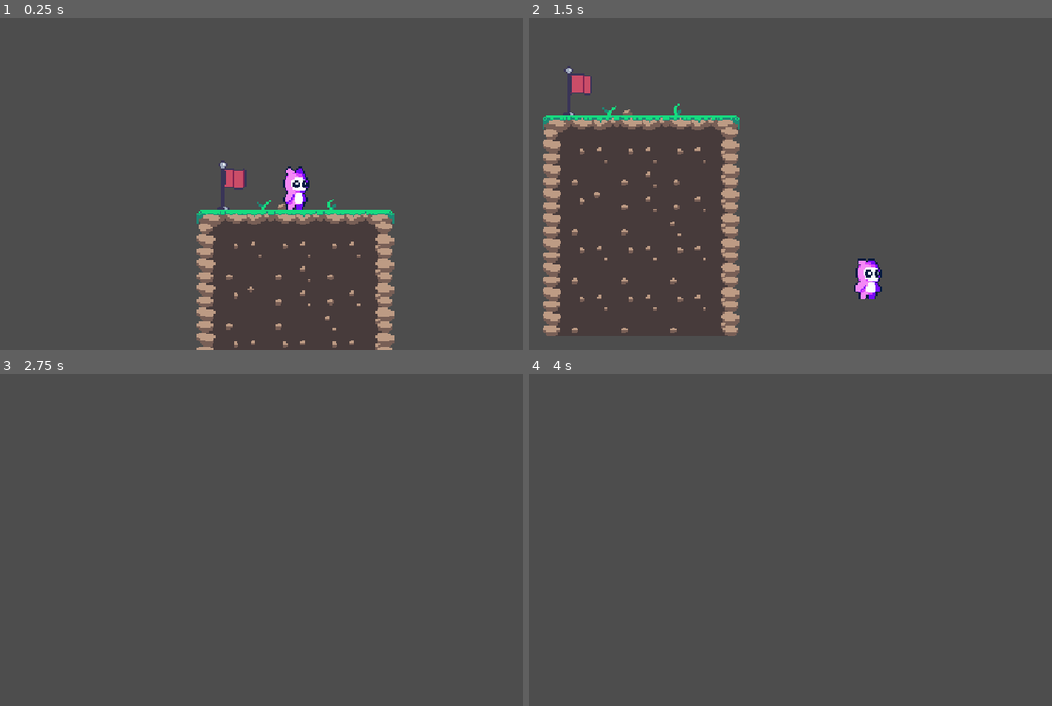
Above: before the commit, frames 1-4 (two rows, left to right).
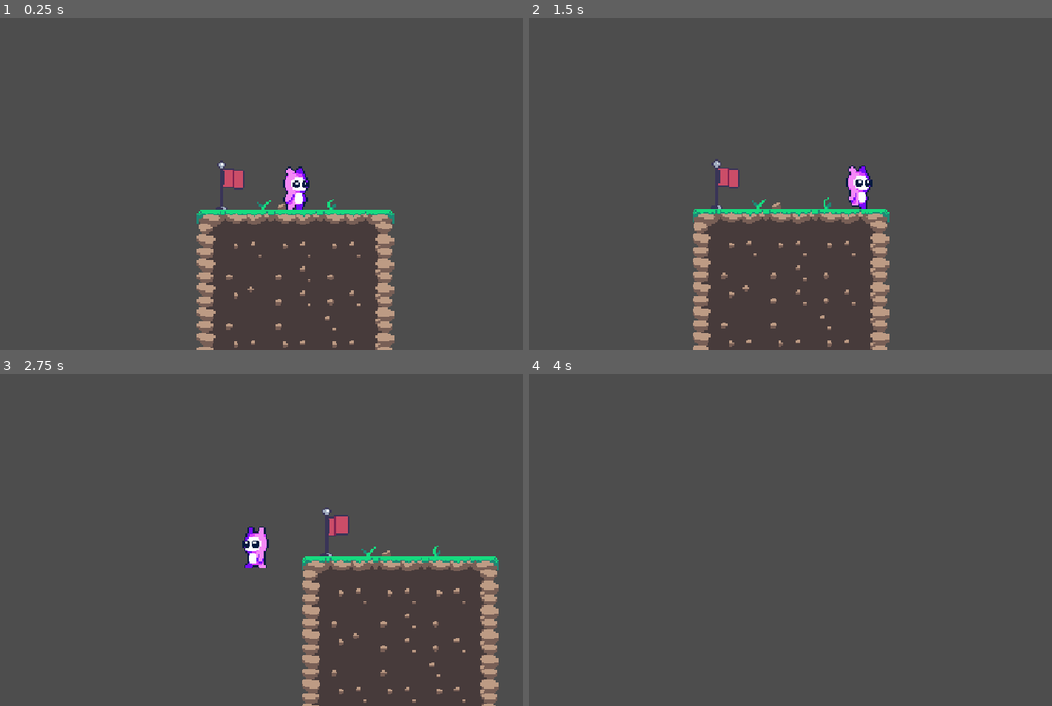
Above: after the commit, the same moments.

Repository: kocio07/Brackeys-game-jam
Game: Godot game, scene res://sceny/main.tscn
Same seed, same stepped clock (60 frames per second), same inputs: the game is played once before the commit and once after it.
Inputs:
- Up to frame 1 (0.25 s): no input
- Up to frame 2 (1.5 s): hold D (right) from 0.53 s (still down); tap Space (jump) at 0.77 s
- Up to frame 3 (2.75 s): tap Space (jump) at 1.52 s; release D (right) at 2.03 s; hold A (left) from 2.03 s (still down)
- Up to frame 4 (4 s): release A (left) at 2.78 s; hold D (right) from 2.78 s (still down); tap Space (jump) at 3.02, 3.77 s

The runs differ from the first frame. In frame 1, 0.1% of the frame differs, in the area x 41-48%, y 42-58%; in frame 2, 11%, in the area x 2-69%, y 14-100%; in frame 3, 5.2%; in frame 4, nothing differs.

Commit message:
added checkpoint  system + simple killzone to test

Diff:
--- a/nowy-projekt-gry/project.godot
+++ b/nowy-projekt-gry/project.godot
@@ -15,6 +15,10 @@
 config/features=PackedStringArray("4.7", "GL Compatibility")
 config/icon="res://icon.svg"
 
+[autoload]
+
+Global="*uid://dkf2mw4bj3p18"
+
 [display]
 
 window/stretch/mode="canvas_items"
@@ -23,6 +27,10 @@
 [editor_plugins]
 
 enabled=PackedStringArray("res://addons/godot_super-wakatime/plugin.cfg")
+
+[global_group]
+
+gracz=""
 
 [input]
 
--- /dev/null
+++ b/nowy-projekt-gry/sceny/checkpoint.tscn
@@ -0,0 +1,94 @@
+[gd_scene format=3 uid="uid://b35y6nixbafqb"]
+
+[ext_resource type="Texture2D" uid="uid://dmpvwgndhcuh6" path="res://assets/Rocky Roads/Objects/flag.png" id="1_5dqvb"]
+[ext_resource type="Script" uid="uid://0xsd1or1rg4e" path="res://skrypty/checkpoint.gd" id="1_s6sgy"]
+
+[sub_resource type="AtlasTexture" id="AtlasTexture_s6sgy"]
+atlas = ExtResource("1_5dqvb")
+region = Rect2(0, 0, 32, 32)
+
+[sub_resource type="AtlasTexture" id="AtlasTexture_j08dg"]
+atlas = ExtResource("1_5dqvb")
+region = Rect2(32, 0, 32, 32)
+
+[sub_resource type="AtlasTexture" id="AtlasTexture_q47dd"]
+atlas = ExtResource("1_5dqvb")
+region = Rect2(64, 0, 32, 32)
+
+[sub_resource type="AtlasTexture" id="AtlasTexture_4nmbc"]
+atlas = ExtResource("1_5dqvb")
+region = Rect2(96, 0, 32, 32)
+
+[sub_resource type="AtlasTexture" id="AtlasTexture_mk74g"]
+atlas = ExtResource("1_5dqvb")
+region = Rect2(128, 0, 32, 32)
+
+[sub_resource type="AtlasTexture" id="AtlasTexture_u2lte"]
+atlas = ExtResource("1_5dqvb")
+region = Rect2(160, 0, 32, 32)
+
+[sub_resource type="AtlasTexture" id="AtlasTexture_epja6"]
+atlas = ExtResource("1_5dqvb")
+region = Rect2(192, 0, 32, 32)
+
+[sub_resource type="AtlasTexture" id="AtlasTexture_0pcb1"]
+atlas = ExtResource("1_5dqvb")
+region = Rect2(224, 0, 32, 32)
+
+[sub_resource type="AtlasTexture" id="AtlasTexture_o0fb8"]
+atlas = ExtResource("1_5dqvb")
+region = Rect2(256, 0, 32, 32)
+
+[sub_resource type="SpriteFrames" id="SpriteFrames_f6xyr"]
+animations = [{
+"frames": [{
+"duration": 1.0,
+"texture": SubResource("AtlasTexture_s6sgy")
+}, {
+"duration": 1.0,
+"texture": SubResource("AtlasTexture_j08dg")
+}, {
+"duration": 1.0,
+"texture": SubResource("AtlasTexture_q47dd")
+}, {
+"duration": 1.0,
+"texture": SubResource("AtlasTexture_4nmbc")
+}, {
+"duration": 1.0,
+"texture": SubResource("AtlasTexture_mk74g")
+}, {
+"duration": 1.0,
+"texture": SubResource("AtlasTexture_u2lte")
+}, {
+"duration": 1.0,
+"texture": SubResource("AtlasTexture_epja6")
+}, {
+"duration": 1.0,
+"texture": SubResource("AtlasTexture_0pcb1")
+}, {
+"duration": 1.0,
+"texture": SubResource("AtlasTexture_o0fb8")
+}],
+"loop": 1,
+"name": &"default",
+"speed": 9.0
+}]
+
+[sub_resource type="RectangleShape2D" id="RectangleShape2D_f6xyr"]
+size = Vector2(20, 206)
+
+[node name="Checkpoint" type="Area2D" unique_id=666461698]
+script = ExtResource("1_s6sgy")
+
+[node name="AnimatedSprite2D" type="AnimatedSprite2D" parent="." unique_id=1490670556]
+sprite_frames = SubResource("SpriteFrames_f6xyr")
+autoplay = "default"
+frame_progress = 0.8058473
+
+[node name="CollisionShape2D" type="CollisionShape2D" parent="." unique_id=1497302028]
+shape = SubResource("RectangleShape2D_f6xyr")
+
+[node name="Marker2D" type="Marker2D" parent="." unique_id=818139142]
+position = Vector2(14, 0)
+
+[connection signal="body_entered" from="." to="." method="_on_body_entered"]
--- a/nowy-projekt-gry/sceny/gracz.tscn
+++ b/nowy-projekt-gry/sceny/gracz.tscn
@@ -161,12 +161,14 @@
 [sub_resource type="RectangleShape2D" id="RectangleShape2D_f6xyr"]
 size = Vector2(20, 28)
 
-[node name="Gracz" type="CharacterBody2D" unique_id=724449849]
+[node name="Gracz" type="CharacterBody2D" unique_id=724449849 groups=["gracz"]]
 script = ExtResource("1_oap5v")
 
 [node name="AnimatedSprite2D" type="AnimatedSprite2D" parent="." unique_id=2062951471]
 sprite_frames = SubResource("SpriteFrames_epuwg")
 animation = &"Jump"
+frame = 7
+frame_progress = 1.0
 
 [node name="CollisionShape2D" type="CollisionShape2D" parent="." unique_id=1493118274]
 position = Vector2(0, 2)
--- /dev/null
+++ b/nowy-projekt-gry/sceny/killzone.tscn
@@ -0,0 +1,14 @@
+[gd_scene format=3 uid="uid://d0b62vcx35get"]
+
+[ext_resource type="Script" uid="uid://daftanexkp4si" path="res://skrypty/killzone.gd" id="1_10u7h"]
+
+[sub_resource type="RectangleShape2D" id="RectangleShape2D_f6xyr"]
+size = Vector2(43, 10)
+
+[node name="Killzone" type="Area2D" unique_id=2090855984]
+script = ExtResource("1_10u7h")
+
+[node name="CollisionShape2D" type="CollisionShape2D" parent="." unique_id=1802962580]
+shape = SubResource("RectangleShape2D_f6xyr")
+
+[connection signal="body_entered" from="." to="." method="_on_body_entered"]
--- a/nowy-projekt-gry/sceny/main.tscn
+++ b/nowy-projekt-gry/sceny/main.tscn
@@ -6,8 +6,9 @@
 [ext_resource type="Texture2D" uid="uid://e6c7jfq838j3" path="res://assets/Rocky Roads/Tilesets/tileset_lava.png" id="4_7e6us"]
 [ext_resource type="Texture2D" uid="uid://b3tcswifc3a4n" path="res://assets/Rocky Roads/Tilesets/tileset_snow.png" id="5_5atrl"]
 [ext_resource type="Texture2D" uid="uid://dlhsip3o77prx" path="res://assets/Rocky Roads/Tilesets/tileset_water.png" id="6_lhsd8"]
-[ext_resource type="Texture2D" uid="uid://dmpvwgndhcuh6" path="res://assets/Rocky Roads/Objects/flag.png" id="7_cwrqu"]
 [ext_resource type="PackedScene" uid="uid://cohsbpcu4rhms" path="res://sceny/gracz.tscn" id="8_oxnlj"]
+[ext_resource type="PackedScene" uid="uid://d0b62vcx35get" path="res://sceny/killzone.tscn" id="9_6avht"]
+[ext_resource type="PackedScene" uid="uid://b35y6nixbafqb" path="res://sceny/checkpoint.tscn" id="9_7e6us"]
 
 [sub_resource type="TileSetAtlasSource" id="TileSetAtlasSource_ghpb7"]
 texture = ExtResource("1_fdwem")
@@ -253,88 +254,11 @@
 sources/4 = SubResource("TileSetAtlasSource_avd7h")
 sources/5 = SubResource("TileSetAtlasSource_aclmx")
 
-[sub_resource type="AtlasTexture" id="AtlasTexture_pi7gf"]
-atlas = ExtResource("7_cwrqu")
-region = Rect2(0, 0, 32, 32)
-
-[sub_resource type="AtlasTexture" id="AtlasTexture_oxg6p"]
-atlas = ExtResource("7_cwrqu")
-region = Rect2(32, 0, 32, 32)
-
-[sub_resource type="AtlasTexture" id="AtlasTexture_06eqf"]
-atlas = ExtResource("7_cwrqu")
-region = Rect2(64, 0, 32, 32)
-
-[sub_resource type="AtlasTexture" id="AtlasTexture_mny4e"]
-atlas = ExtResource("7_cwrqu")
-region = Rect2(96, 0, 32, 32)
-
-[sub_resource type="AtlasTexture" id="AtlasTexture_pbd1v"]
-atlas = ExtResource("7_cwrqu")
-region = Rect2(128, 0, 32, 32)
-
-[sub_resource type="AtlasTexture" id="AtlasTexture_oh337"]
-atlas = ExtResource("7_cwrqu")
-region = Rect2(160, 0, 32, 32)
-
-[sub_resource type="AtlasTexture" id="AtlasTexture_j0ig8"]
-atlas = ExtResource("7_cwrqu")
-region = Rect2(192, 0, 32, 32)
-
-[sub_resource type="AtlasTexture" id="AtlasTexture_873jp"]
-atlas = ExtResource("7_cwrqu")
-region = Rect2(224, 0, 32, 32)
-
-[sub_resource type="AtlasTexture" id="AtlasTexture_ba5tg"]
-atlas = ExtResource("7_cwrqu")
-region = Rect2(256, 0, 32, 32)
-
-[sub_resource type="SpriteFrames" id="SpriteFrames_4vuit"]
-animations = [{
-"frames": [{
-"duration": 1.0,
-"texture": SubResource("AtlasTexture_pi7gf")
-}, {
-"duration": 1.0,
-"texture": SubResource("AtlasTexture_oxg6p")
-}, {
-"duration": 1.0,
-"texture": SubResource("AtlasTexture_06eqf")
-}, {
-"duration": 1.0,
-"texture": SubResource("AtlasTexture_mny4e")
-}, {
-"duration": 1.0,
-"texture": SubResource("AtlasTexture_pbd1v")
-}, {
-"duration": 1.0,
-"texture": SubResource("AtlasTexture_oh337")
-}, {
-"duration": 1.0,
-"texture": SubResource("AtlasTexture_j0ig8")
-}, {
-"duration": 1.0,
-"texture": SubResource("AtlasTexture_873jp")
-}, {
-"duration": 1.0,
-"texture": SubResource("AtlasTexture_ba5tg")
-}],
-"loop": 1,
-"name": &"default",
-"speed": 9.0
-}]
-
 [node name="Main" type="Node2D" unique_id=152126973]
 
 [node name="MainMap" type="TileMapLayer" parent="." unique_id=80669827]
 tile_map_data = PackedByteArray("AAD+////AgAEAAEAAAD/////AgADAAEAAAAAAP//AgAEAAEAAAABAP//AgADAAEAAAACAP//AgAEAAEAAAADAP …(1184 unchanged characters)…
 tile_set = SubResource("TileSet_4vuit")
-
-[node name="Flag" type="AnimatedSprite2D" parent="." unique_id=1461383789]
-position = Vector2(-41, -32)
-sprite_frames = SubResource("SpriteFrames_4vuit")
-autoplay = "default"
-frame_progress = 0.27247864
 
 [node name="Gracz" parent="." unique_id=724449849 instance=ExtResource("8_oxnlj")]
 position = Vector2(1, -43)
@@ -344,3 +268,9 @@
 zoom = Vector2(3, 3)
 position_smoothing_enabled = true
 rotation_smoothing_enabled = true
+
+[node name="Killzone" parent="." unique_id=2090855984 instance=ExtResource("9_6avht")]
+position = Vector2(82, -8)
+
+[node name="Checkpoint" parent="." unique_id=666461698 instance=ExtResource("9_7e6us")]
+position = Vector2(-42, -32)
--- /dev/null
+++ b/nowy-projekt-gry/skrypty/checkpoint.gd
@@ -0,0 +1,6 @@
+extends Area2D
+
+
+func _on_body_entered(body: Node2D) -> void:
+	if body.is_in_group("gracz"):
+		Global.checkpoint_pos = $Marker2D.global_position
--- /dev/null
+++ b/nowy-projekt-gry/skrypty/global.gd
@@ -0,0 +1,4 @@
+extends Node
+
+var checkpoint_pos: Vector2 = Vector2(-999, -999)
+var previous_checkpoint: AnimatedSprite2D = null  #to sie pozniej przyda jak bedziemy chciec zmienic txt checkpointa jak gracz go akttwuje, jak bedzie czas to to dodam
--- a/nowy-projekt-gry/skrypty/gracz.gd
+++ b/nowy-projekt-gry/skrypty/gracz.gd
@@ -2,6 +2,10 @@
 @export var speed = 155
 @export var gravity = 1000
 @export var jump_force = 183
+
+func _ready() -> void:
+	if Global.checkpoint_pos != Vector2(-999, -999):
+		global_position = Global.checkpoint_pos
 
 func _physics_process(delta: float) -> void:
 
--- /dev/null
+++ b/nowy-projekt-gry/skrypty/killzone.gd
@@ -0,0 +1,17 @@
+extends Area2D
+
+
+
+func _on_body_entered(body: Node2D) -> void:
+	if body.is_in_group("gracz"):
+		respawn_gracz(body)
+
+
+
+
+func respawn_gracz(body: CharacterBody2D) -> void:
+	if Global.checkpoint_pos != Vector2(-999, -999):
+		body.global_position = Global.checkpoint_pos
+		body.velocity = Vector2.ZERO
+	else:
+		get_tree().reload_current_scene()  #tutaj dalem ze jak nie ma checkpoint to reload sceny mozna to zmienic
Not shown, added: nowy-projekt-gry/skrypty/checkpoint.gd.uid
Not shown, added: nowy-projekt-gry/skrypty/global.gd.uid
Not shown, added: nowy-projekt-gry/skrypty/killzone.gd.uid
